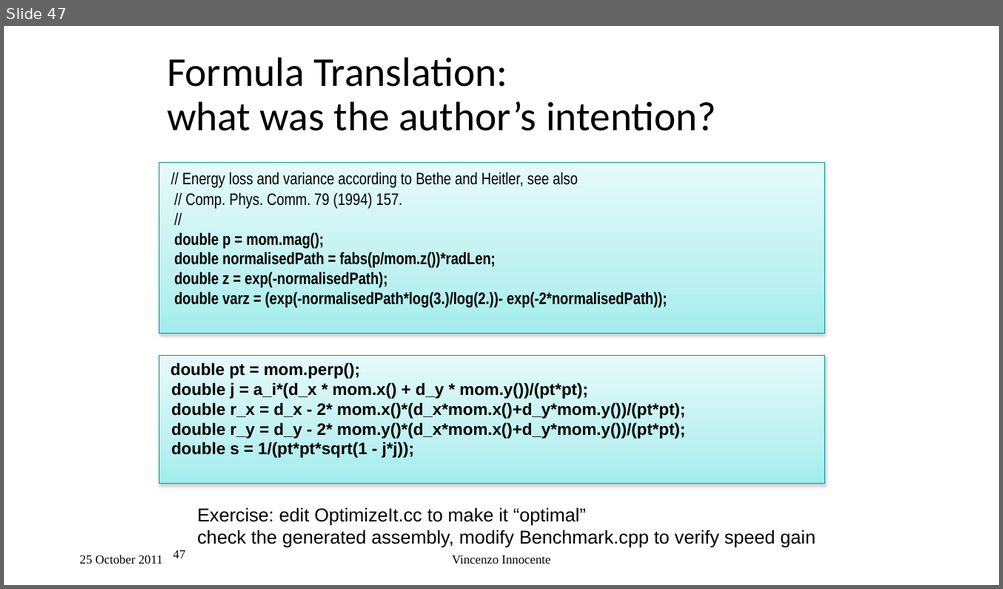
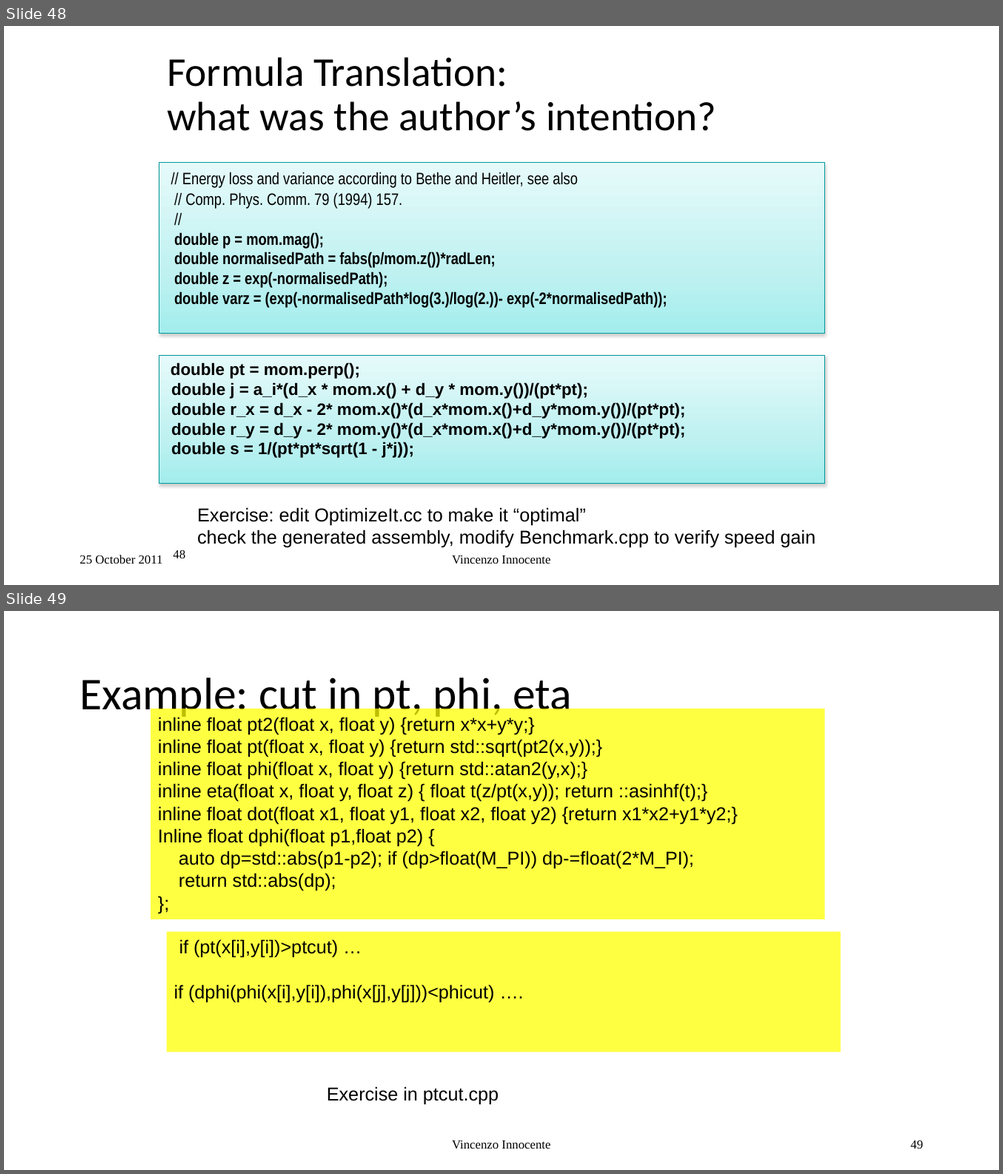
Before and after one commit to VinInn/FPCourse, a slide deck: Slides/FPforScientist.pptx. Shown one above the other, each under a label of ours: slide 47 before the commit, slides 48 and 49 after it. The pictures are 1003x589 and 1003x1174 pixels, drawn with LibreOffice and Linux fonts; fonts in the diff are those of the drawing. Boxes give left, top, right and bottom in pixels: in the first picture for what was removed or moved away, otherwise in the second. Text is boxed around its words. In the diff, an @@ line names an element or a change of style, - is before the commit and + after.

```diff
--- a/Slides/FPforScientist.pptx
+++ b/Slides/FPforScientist.pptx
@@ slide 49 added at (4, 611, 999, 1170), background #FFFFFF @@
@@ title added at (79, 678, 572, 721), 44 pt, text #000000 @@
+Example: cut in pt, phi, eta
@@ rectangle added at (151, 709, 825, 920), fill #FFFF00 at 74% opacity, 18 pt, text #000000 @@
+inline float pt2(float x, float y) {return x*x+y*y;}
+inline float pt(float x, float y) {return std::sqrt(pt2(x,y));}
+inline float phi(float x, float y) {return std::atan2(y,x);}
+inline eta(float x, float y, float z) { float t(z/pt(x,y)); return ::asinhf(t);}
+inline float dot(float x1, float y1, float x2, float y2) {return x1*x2+y1*y2;}
+Inline float dphi(float p1,float p2) {
+auto dp=std::abs(p1-p2); if (dp>float(M_PI)) dp-=float(2*M_PI);
+return std::abs(dp);
+};
@@ rectangle added at (167, 932, 840, 1052), fill #FFFF00 at 74% opacity, 18 pt, text #000000 @@
+if (pt(x[i],y[i])>ptcut) …
+if (dphi(phi(x[i],y[i]),phi(x[j],y[j]))<phicut) ….
@@ text added at (327, 1087, 498, 1105), 18 pt, text #000000 @@
+Exercise in ptcut.cpp
@@ text added at (452, 1141, 550, 1149), 12 pt, text #000000 @@
+Vincenzo Innocente
@@ page number added at (910, 1141, 923, 1149), 12 pt, text #000000 @@
+49
@@ what was slide 47 is now slide 48 @@
@@ page number at (173, 551, 185, 559): text changed @@
-47
+48
```
Also in this commit, not shown: 1 slide changed, 1 other slide added.
